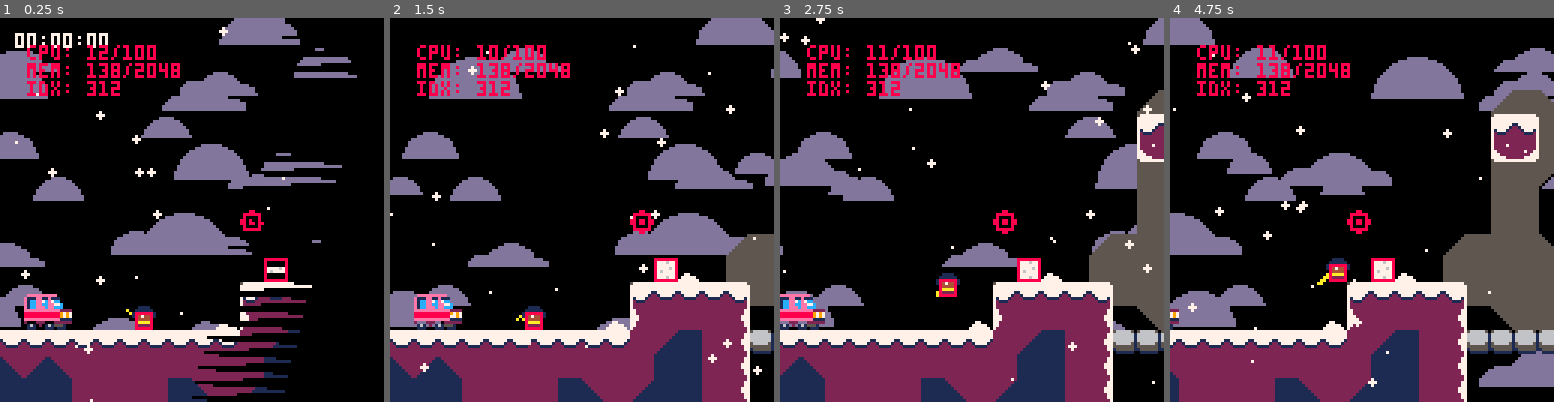
Above: before the commit, frames 1-4 (left to right).
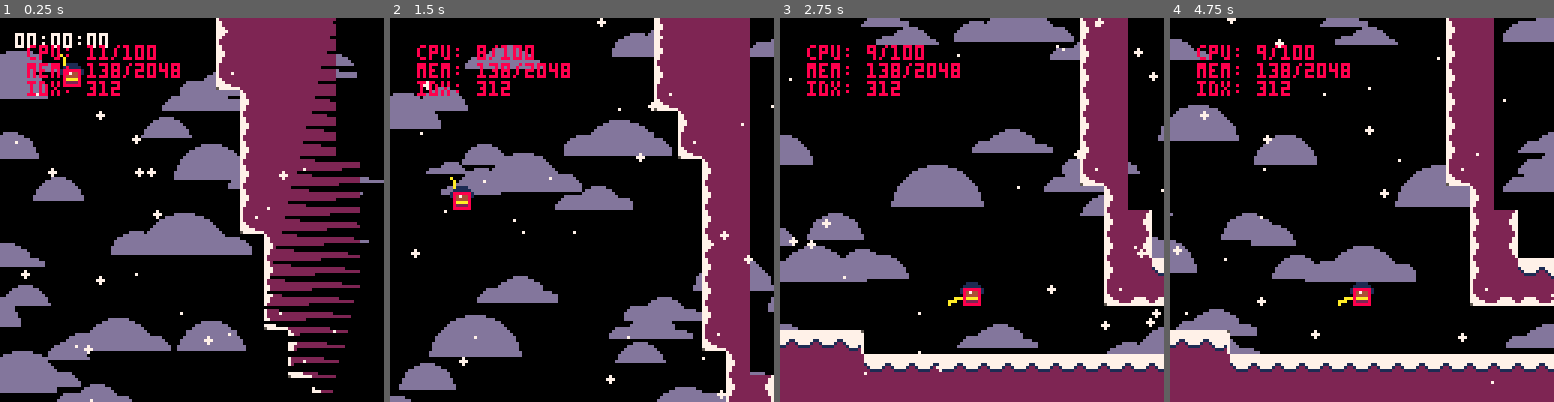
Above: after the commit, the same moments.

Repository: ExOK/Celeste2
Game: PICO-8 cartridge 2.p8
The game is run twice, just before and just after one commit, with the same random seed, the same clock (stepped at 60 frames per second) and the same inputs.
Inputs:
- Up to frame 1 (0.25 s): no input
- Up to frame 2 (1.5 s): tap X (X key) at 0.33, 1.07 s; tap O (Z key) at 0.7 s
- Up to frame 3 (2.75 s): hold Right 1.6-2.1 s; tap O (Z key) at 1.7, 2.1, 2.5 s; tap X (X key) at 1.85 s; hold Up 2.15-2.42 s; hold Right from 2.47 s (still down)
- Up to frame 4 (4.75 s): tap O (Z key) every 0.4 s from 2.9 to 4.5 s; tap X (X key) at 2.97, 4.08 s; release Right at 3.03 s; hold Left 3.08-3.58 s; hold Down 3.63-3.97 s; hold Right 4.02-4.68 s; hold Up from 4.73 s (still down)

The runs differ from the first frame. In frame 1, 33% of the frame differs, in the area x 0-100%, y 0-100%; in frame 2, 55%; in frame 3, 50%; in frame 4, 54%.

Commit message:
working on level 2

Diff:
--- a/2.p8
+++ b/2.p8
@@ -50,26 +50,38 @@
 0003000000000101010100000000000003030300000001010101000000000001030303030800030301010107070700030303030303030303010101070707000000000000000000000000000000000000000000000000000000000000000000000000000000000000000000000000000000000000000000000000000000000000
 0000000000000000000000000000000000000000000000000000000000000000000000000000000000000000000000000000000000000000000000000000000000000000000000000000000000000000000000000000000000000000000000000000000000000000000000000000000000000000000000000000000000000000
 __map__
-000000000000000000000000000000000000002a282021212121220000000000000000000000000000000000000000000000000000000000000000000000000000000000000000000000000000000000000000000000000000000000000000000000000000000000000000000000000000000000000000000000000000000000
-00000000000000000000000000000000000000002a2021212121320000000000000000000000000000000000000000000000000000000000000000000000000000000000000000000000000000000000000000000000000000000000000000000000000000000000000000000000000000000000000000000000000000000000
-0000000000000000000000000000000000000000003031313132290000000000000000000000000000000000000000000000000000000000080000000000000000000000000000000000000000000000000000000000000000000000000000000000000000000000000000000000000000000000000000000000000000000000
-000000000000000000000000000000003a2839000000000000000000000000003a2828000000000000000000000000000000000000000010111200000000000000000000000000000000000000000000000000000000000000000000000000000000000000000000000000000000000000000000000000000000000000000000
-0000000000000000000000000000000010122800000000000000000000000000101228000000000000000000000000000000000000000020212200000000000000000000000000000000000000000000000000000000000000000000000000000000000000000000000000000000000000000000000000000000000000000000
-0000000000000000000000000000000030322800000000000000000000000000202228390000000800000000000000000000000000000030313200000000000000000000000000000000000000000000000000000000000000000000000000000000000000000000000000000000000000000000000000000000000000000000
-0000000000000000000000000000000028282900000000000000000000000000202228282810111112000000000000000000000000000028290000000000000000000000000000000000000000000000000000000000000000000000000000000000000000000000000000000000000000000000000000000000000000000000
-000000000000000000000000000000002828000000000000000000000000000020222a282820212122000000000000000000000000003a28000000000000000000000000000000000000000000000000000000000000000000000000000000080000000000000000000000000000000000000000000000000000000000000000
-000000000000000000002e000000000028280000000000000000000000000000202200002820212122000000001819000908081809002800000000000000000000000000000000000000000000000000000000000000000000000000003a00100000000000000000000000000000000000000000000000000000000000000000
-00000000000000000000000000003a2828283900000000000008000000000000303200002820212122390000101111111111111111122839000000000000000000000000000000000000000000000000000000000000000000000000002828200000000000000000000000000000000000000000000000000000000000000000
-00000000000000000000003e0800282828282839001011111112000000000000282800002a2021212228003a2021212121212121212228280000000008000000000000000000000000000000000000000000000000000000000000083a2828200000000000000000000000000000000000000000000000000000000000000000
-000607000000000000001011111112282828282839202121212200000000000028280000002021212228002820213827212121212121111111111111122f00002f00002f2f2f000000002f2f002f00002f002f2f000000003f3f3f10111111210000000000000000000000000000000000000000000000000000000000000000
-001617000000020000082021212122002a282828283031313132000000002b2c2c2d3900003021212228002830213638212126382721212121212121320000001f0000001f0000000000001f001f00001f00001f0000000000001f20212121210000000000000000000000000000000000000000000000000000000000000000
-1111111111111111111121263821222f2f2f2f2f10111111111200000000281011122828282820213228002828202121212138383838272121212122280000001f0000001f0000000000001f001f00001f00001f0000000000001f30312121210000000000000000000000000000000000000000000000000000000000000000
-272627212121212121212138382122000000002820212121262200000000282021222828282820222828392828202121212638383838383838272122280000001f0000001f003a283900001f001f00001f00001f0000000000001f28282021210000000000000000000000000000000000000000000000000000000000000000
-383838212121213827212638382122000000002a202721263822000000002a2021222828282820222828282828202638383838383838383838382122290000001f0000001f3a28282800001f001f00001f00001f0000000000001f2a282021210000000000000000000000000000000000000000000000000000000000000000
-0000000000000000000000000000000000000000000000000000000000000000000000000000000000000000000000000000000000000000000000000000000000000000000000000000000000000000000000000000000000000000000000000000000000000000000000000000000000000000000000000000000000000000
-0000000000000000000000000000000000000000000000000000000000000000000000000000000000000000000000000000000000000000000000000000000000000000000000000000000000000000000000000000000000000000000000000000000000000000000000000000000000000000000000000000000000000000
-ff7ffba7e74f000c45198e2129f28d83b62e613e4dfccfc8b2fdffdf6cd3ff3f9ce3498efdff7feeae2f7f2cc9ff7fccd15f727dff7f3abae494edff2f3bffffb5fcdf33ffd330c26257b6ffbf92d79736e9feffdbee1ff2e4389663ffab24873f8880303c4018224bfd935ffe697ef2479248f3d7e4d820bf65fb7f24f9cf43
-1e0ebae73c934f436b34fcc0ff64e2b7fef69ffc288f5c391cfc2f67fef2e38ffbcd7f1fffff0a0000000000000000000000000000000000000000000000000000000000000000000000000000000000000000000000000000000000000000000000000000000000000000000000000000000000000000000000000000000000
+0000000200000000002021212121000000000000000000000000000000000021000000000000000000000000000000000000000000000000000000000000000000000000000000000000000000000000000000000000000000000000000000000000000000000000000000000000000000000000000000000000000000000000
+0000000000000000002021212121000000000000000000000000000000000021000000000000000000000000000000000000000000000000000000000000000000000000000000000000000000000000000000000000000000000000000000000000000000000000000000000000000000000000000000000000000000000000
+0000000000000000003021212121000000000000000000000000000000000021000000000000000000000000000000000000000000000000000000000000000000000000000000000000000000000000000000000000000000000000000000000000000000000000000000000000000000000000000000000000000000000000
+0000000000000000000020212121000000000000000000000000000000000021000000000000000000000000000000000000000000000000000000000000000000000000000000000000000000000000000000000000000000000000000000000000000000000000000000000000000000000000000000000000000000000000
+0000000000000000000020212121000000000000000000000000000000000021000000000000000000000000000000000000000000000000000000000000000000000000000000000000000000000000000000000000000000000000000000000000000000000000000000000000000000000000000000000000000000000000
+0000000000000000000020212121000000000000000000000000000000000021000000000000000000000000000000000000000000000000000000000000000000000000000000000000000000000000000000000000000000000000000000000000000000000000000000000000000000000000000000000000000000000000
+0000000000000000000020212121210000000000000000000000000000000021000000000000000000000000000000000000000000000000000000000000000000000000000000000000000000000000000000000000000000000000000000000000000000000000000000000000000000000000000000000000000000000000
+0000000000000000000020212121210000000000000000000000000000000021000000000000000000000000000000000000000000000000000000000000000000000000000000000000000000000000000000000000000000000000000000000000000000000000000000000000000000000000000000000000000000000000
+0000000000000000000030212121210000000000000000000000000000000021000000000000000000000000000000000000000000000000000000000000000000000000000000000000000000000000000000000000000000000000000000000000000000000000000000000000000000000000000000000000000000000000
+0000000000000000000000202121210000000000000000000000000000000021000000000000000000000000000000000000000000000000000000000000000000000000000000000000000000000000000000000000000000000000000000000000000000000000000000000000000000000000000000000000000000000000
+0000000000000000000000202121210000000000000000000000000000000021000000000000000000000000000000000000000000000000000000000000000000000000000000000000000000000000000000000000000000000000000000000000000000000000000000000000000000000000000000000000000000000000
+0000000000000000000000202121210000000000000000000000000000000021000000000000000000000000000000000000000000000000000000000000000000000000000000000000000000000000000000000000000000000000000000000000000000000000000000000000000000000000000000000000000000000000
+0000000000000000000000302121210000000000000000000000000000000021000000000000000000000000000000000000000000000000000000000000000000000000000000000000000000000000000000000000000000000000000000000000000000000000000000000000000000000000000000000000000000000000
+0000000000000000000000002021210000000000000000000000000000000021000000000000000000000000000000000000000000000000000000000000000000000000000000000000000000000000000000000000000000000000000000000000000000000000000000000000000000000000000000000000000000000000
+0000000000000000000000003021210000000000000000000000000000000021000000000000000000000000000000000000000000000000000000000000000000000000000000000000000000000000000000000000000000000000000000000000000000000000000000000000000000000000000000000000000000000000
+0000000000000000000000000020210000000000000000000000000000000021000000000000000000000000000000000000000000000000000000000000000000000000000000000000000000000000000000000000000000000000000000000000000000000000000000000000000000000000000000000000000000000000
+0000000000000000000000000020210000000000000000000000000000000021000000000000000000000000000000000000000000000000000000000000000000000000000000000000000000000000000000000000000000000000000000000000000000000000000000000000000000000000000000000000000000000000
+0000000000000000000000000020210000000000000000000000000000000021000000000000000000000000000000000000000000000000000000000000000000000000000000000000000000000000000000000000000000000000000000000000000000000000000000000000000000000000000000000000000000000000
+0000000000000000000000000020210000000000000000000000000000000021000000000000000000000000000000000000000000000000000000000000000000000000000000000000000000000000000000000000000000000000000000000000000000000000000000000000000000000000000000000000000000000000
+0000000000000000000000000020210000000000000000000000000000000021000000000000000000000000000000000000000000000000000000000000000000000000000000000000000000000000000000000000000000000000000000000000000000000000000000000000000000000000000000000000000000000000
+0000000000000000000000000020210000000000000000000000000000000021000000000000000000000000000000000000000000000000000000000000000000000000000000000000000000000000000000000000000000000000000000000000000000000000000000000000000000000000000000000000000000000000
+0000000000000000000000000020210000000000000000000000000000000021000000000000000000000000000000000000000000000000000000000000000000000000000000000000000000000000000000000000000000000000000000000000000000000000000000000000000000000000000000000000000000000000
+0000000000000000000000000030210000000000000000000000000000000021000000000000000000000000000000000000000000000000000000000000000000000000000000000000000000000000000000000000000000000000000000000000000000000000000000000000000000000000000000000000000000000000
+0000000000000000000000000000200000000000000000000000000000200021000000000000000000000000000000000000000000000000000000000000000000000000000000000000000000000000000000000000000000000000000000000000000000000000000000000000000000000000000000000000000000000000
+0000000000000000000000000000202200000000000000000000000000202121000000000000000000000000000000000000000000000000000000000000000000000000000000000000000000000000000000000000000000000000000000000000000000000000000000000000000000000000000000000000000000000000
+0000000000000000000000000000202200000000000000000000000000202121000000000000000000000000000000000000000000000000000000000000000000000000000000000000000000000000000000000000000000000000000000000000000000000000000000000000000000000000000000000000000000000000
+0000000000000000000000000000202111120000000000000000001400202121000000000000000000000000000000000000000000000000000000000000000000000000000000000000000000000000000000000000000000000000000000000000000000000000000000000000000000000000000000000000000000000000
+0000000000000000000000000000303131320000000000000000000000202121000000000000000000000000000000000000000000000000000000000000000000000000000000000000000000000000000000000000000000000000000000000000000000000000000000000000000000000000000000000000000000000000
+0000000000000000000000000000000000000000000000000000101111212121000000000000000000000000000000000000000000000000000000000000000000000000000000000000000000000000000000000000000000000000000000000000000000000000000000000000000000000000000000000000000000000000
+1111111200000000000000000000000000000000000000000000202121212121000000000000000000000000000000000000000000000000000000000000000000000000000000000000000000000000000000000000000000000000000000000000000000000000000000000000000000000000000000000000000000000000
+2121212111111111111111111111111111111111111111111111212121212121000000000000000000000000000000000000000000000000000000000000000000000000000000000000000000000000000000000000000000000000000000000000000000000000000000000000000000000000000000000000000000000000
+2121212121212121212121212121212121212121212121212121212121212121000000000000000000000000000000000000000000000000000000000000000000000000000000000000000000000000000000000000000000000000000000000000000000000000000000000000000000000000000000000000000000000000
 
 
 
--- a/gamestate.lua
+++ b/gamestate.lua
@@ -2,14 +2,14 @@
     {
         width = 96,
         height = 16,
-        camera_mode = 2,
+        camera_mode = 1,
 		music = 0,
 		offset = 0
 	},
 	{
-        width = 128,
-        height = 16,
-        camera_mode = 1,
+        width = 32,
+        height = 32,
+        camera_mode = 3,
 		music = 0,
 		offset = 312
     }
@@ -17,20 +17,25 @@
 
 camera_modes = {
 
-    -- 1: Basic Horizontal Mode
-    function(px, py)
-        camera_target_x = max(0, min(level.width * 8 - 128, px - 56))
-    end,
-
-    -- 2: Intro Mode
+    -- 1: Intro
     function(px, py)
         if (px < 42) then
             camera_target_x = 0
         else
             camera_target_x = max(40, min(level.width * 8 - 128, px - 48))
         end
+    end,
+
+    -- 2: Basic Horizontal
+    function(px, py)
+        camera_target_x = max(0, min(level.width * 8 - 128, px - 56))
+    end,
+
+    -- 3: Basic Freeform
+    function(px, py)
+        camera_target_x = max(0, min(level.width * 8 - 128, px - 64))
+        camera_target_y = max(0, min(level.height * 8 - 128, py - 64))
     end
-
 }
 
 have_grapple = true
--- a/main.lua
+++ b/main.lua
@@ -1,5 +1,5 @@
 -- globals
-level_index = 1
+level_index = 0
 objects = {}
 snow = {}
 clouds = {}
@@ -16,7 +16,7 @@
 		clouds[i] = { x = rnd(132), y = rnd(132), s = 16 + rnd(32) }
 	end
 
-	goto_level(level_index)
+	goto_level(2)
 end
 
 function _update()
